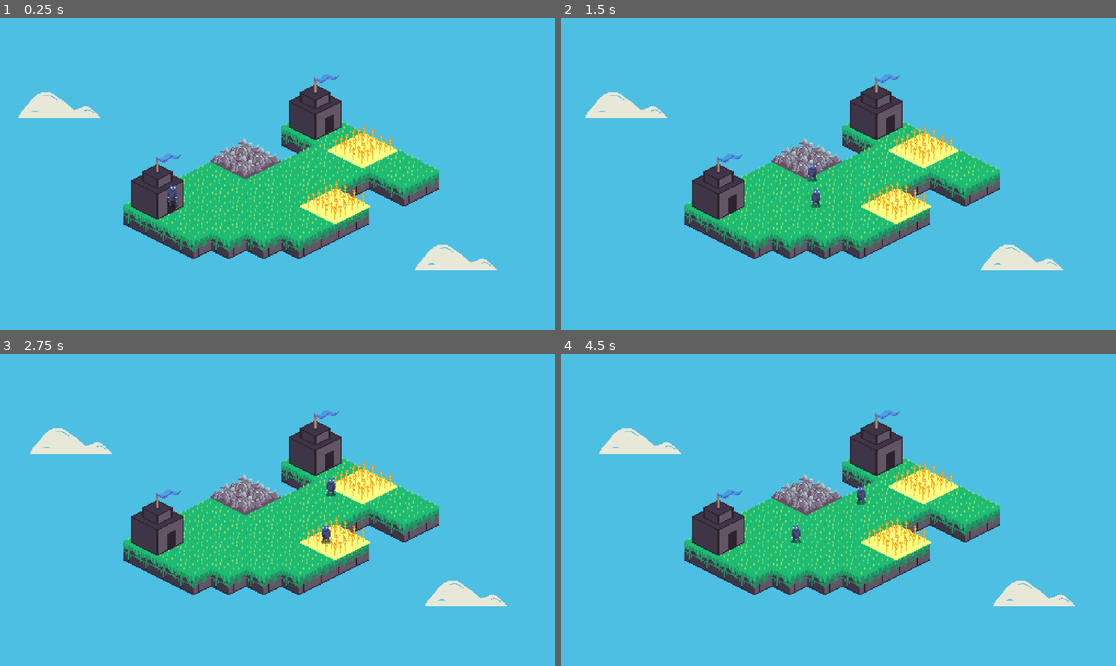
Above: before the commit, frames 1-4 (two rows, left to right).
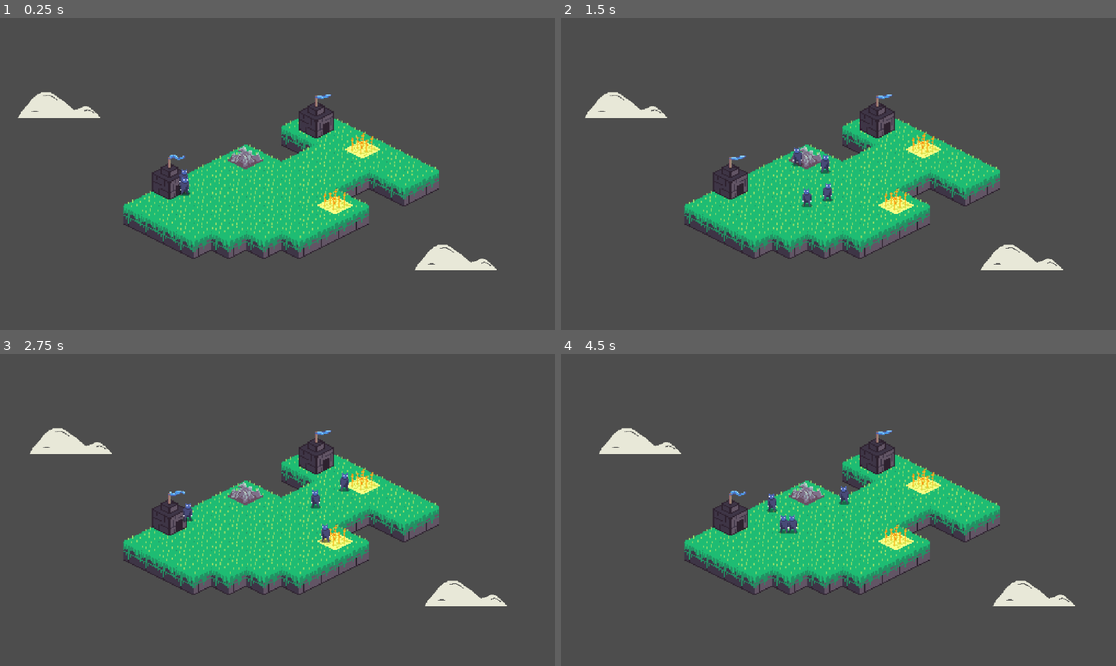
Above: after the commit, the same moments.

Repository: SuperSheaff/Ludum-Dare-55
Game: Godot game, scene res://Scenes/Levels/main.tscn
Same seed, same stepped clock (60 frames per second), same inputs: the game is played once before the commit and once after it. Sound files missing from this copy of the repository are replaced by a short silence.
Inputs:
- Up to frame 1 (0.25 s): no input
- Up to frame 2 (1.5 s): tap Enter at 0.5 s
- Up to frame 3 (2.75 s): no input
- Up to frame 4 (4.5 s): no input

The runs differ from the first frame. In frame 1, 86% of the frame differs, in the area x 0-100%, y 0-100%; in frame 2, 86%; in frame 3, 86%; in frame 4, 86%.

Commit message:
made tiles smaller, tried to fix knight dudes, and removed git ignore because it was fucky?

Diff:
--- a/Scenes/Buildings/barracks.tscn
+++ b/Scenes/Buildings/barracks.tscn
@@ -7,5 +7,7 @@
 script = ExtResource("1_vrhhb")
 
 [node name="Sprite2D" type="Sprite2D" parent="."]
-position = Vector2(0, -100)
+position = Vector2(0, -45)
 texture = ExtResource("2_doh7e")
+hframes = 3
+vframes = 3
--- a/Scenes/Buildings/house.tscn
+++ b/Scenes/Buildings/house.tscn
@@ -1,11 +1,74 @@
-[gd_scene load_steps=3 format=3 uid="uid://ccorg5bj766v5"]
+[gd_scene load_steps=9 format=3 uid="uid://ccorg5bj766v5"]
 
 [ext_resource type="Script" path="res://Scripts/house.gd" id="1_ijg66"]
 [ext_resource type="Texture2D" uid="uid://coh4b01foym1s" path="res://Sprites/Environment/Home-Sheet.png" id="2_6nar8"]
+
+[sub_resource type="Animation" id="Animation_8v6j4"]
+resource_name = "idle"
+length = 0.7
+loop_mode = 1
+tracks/0/type = "value"
+tracks/0/imported = false
+tracks/0/enabled = true
+tracks/0/path = NodePath("Sprite2D:frame")
+tracks/0/interp = 1
+tracks/0/loop_wrap = true
+tracks/0/keys = {
+"times": PackedFloat32Array(0, 0.1, 0.2, 0.3, 0.4, 0.5, 0.6),
+"transitions": PackedFloat32Array(1, 1, 1, 1, 1, 1, 1),
+"update": 1,
+"values": [0, 1, 2, 3, 4, 5, 6]
+}
+
+[sub_resource type="Animation" id="Animation_ws1im"]
+length = 0.001
+tracks/0/type = "value"
+tracks/0/imported = false
+tracks/0/enabled = true
+tracks/0/path = NodePath("Sprite2D:frame")
+tracks/0/interp = 1
+tracks/0/loop_wrap = true
+tracks/0/keys = {
+"times": PackedFloat32Array(0),
+"transitions": PackedFloat32Array(1),
+"update": 1,
+"values": [0]
+}
+
+[sub_resource type="AnimationLibrary" id="AnimationLibrary_jfpy6"]
+_data = {
+"RESET": SubResource("Animation_ws1im"),
+"idle": SubResource("Animation_8v6j4")
+}
+
+[sub_resource type="AnimationNodeAnimation" id="AnimationNodeAnimation_erhw0"]
+animation = &"idle"
+
+[sub_resource type="AnimationNodeStateMachineTransition" id="AnimationNodeStateMachineTransition_3yqva"]
+advance_mode = 2
+
+[sub_resource type="AnimationNodeStateMachine" id="AnimationNodeStateMachine_ft7wx"]
+states/idle/node = SubResource("AnimationNodeAnimation_erhw0")
+states/idle/position = Vector2(429, 109)
+transitions = ["Start", "idle", SubResource("AnimationNodeStateMachineTransition_3yqva")]
 
 [node name="House" type="StaticBody2D"]
 script = ExtResource("1_ijg66")
 
 [node name="Sprite2D" type="Sprite2D" parent="."]
-position = Vector2(0, -100)
+position = Vector2(0, -45)
 texture = ExtResource("2_6nar8")
+hframes = 3
+vframes = 3
+
+[node name="AnimationPlayer" type="AnimationPlayer" parent="."]
+libraries = {
+"": SubResource("AnimationLibrary_jfpy6")
+}
+
+[node name="AnimationTree" type="AnimationTree" parent="."]
+libraries = {
+"": SubResource("AnimationLibrary_jfpy6")
+}
+tree_root = SubResource("AnimationNodeStateMachine_ft7wx")
+anim_player = NodePath("../AnimationPlayer")
--- a/Scenes/Levels/main.tscn
+++ b/Scenes/Levels/main.tscn
@@ -29,21 +29,22 @@
 position = Vector2(-3, 35)
 
 [node name="House" parent="." groups=["Houses"] instance=ExtResource("3_ul3hg")]
-position = Vector2(-405, 240)
+position = Vector2(-350, 175)
 
 [node name="Barracks" parent="." groups=["Barracks"] instance=ExtResource("5_r5ic8")]
-position = Vector2(315, -123)
+position = Vector2(320, -105)
 
 [node name="Camera2D" type="Camera2D" parent="."]
 position = Vector2(143, 93)
 zoom = Vector2(0.455, 0.455)
 
 [node name="ColorRect" type="ColorRect" parent="Camera2D"]
+visible = false
 z_index = -4
-offset_left = -1308.0
-offset_top = -759.0
-offset_right = 1288.0
-offset_bottom = 732.0
+offset_left = -1297.0
+offset_top = -750.0
+offset_right = 1299.0
+offset_bottom = 741.0
 color = Color(0.301961, 0.74902, 0.890196, 1)
 
 [node name="Environment" type="Node" parent="."]
--- a/Scenes/Resources/food.tscn
+++ b/Scenes/Resources/food.tscn
@@ -7,5 +7,5 @@
 script = ExtResource("1_pala2")
 
 [node name="Sprite2D" type="Sprite2D" parent="."]
-position = Vector2(0, -80)
+position = Vector2(0, -45)
 texture = ExtResource("2_u0l2o")
--- a/Scenes/Resources/ore.tscn
+++ b/Scenes/Resources/ore.tscn
@@ -7,5 +7,5 @@
 script = ExtResource("1_ts5xx")
 
 [node name="Sprite2D" type="Sprite2D" parent="."]
-position = Vector2(0, -80)
+position = Vector2(0, -45)
 texture = ExtResource("2_05gkq")
--- a/Scripts/game_controller.gd
+++ b/Scripts/game_controller.gd
@@ -7,6 +7,8 @@
 var current_ore = 0
 
 func _ready():
+	spawn_dude()
+	spawn_dude()
 	spawn_dude()
 	spawn_dude()
 
Not shown: 1 places in Scenes/Buildings/monolith.tscn that only renumber resources
Binary file changed: Sprites/Environment/Food-Sheet.aseprite
Binary file changed: Sprites/Environment/Food-Sheet.png
Binary file changed: Sprites/Environment/Food.aseprite
Binary file changed: Sprites/Environment/Home-Sheet.aseprite
Binary file changed: Sprites/Environment/Home-Sheet.png
Binary file changed: Sprites/Environment/Home.aseprite
Binary file changed: Sprites/Environment/Ore-Sheet.aseprite
Binary file changed: Sprites/Environment/Ore-Sheet.png
Binary file changed: Sprites/Environment/Ore.aseprite
Not shown, removed: .gitignore
